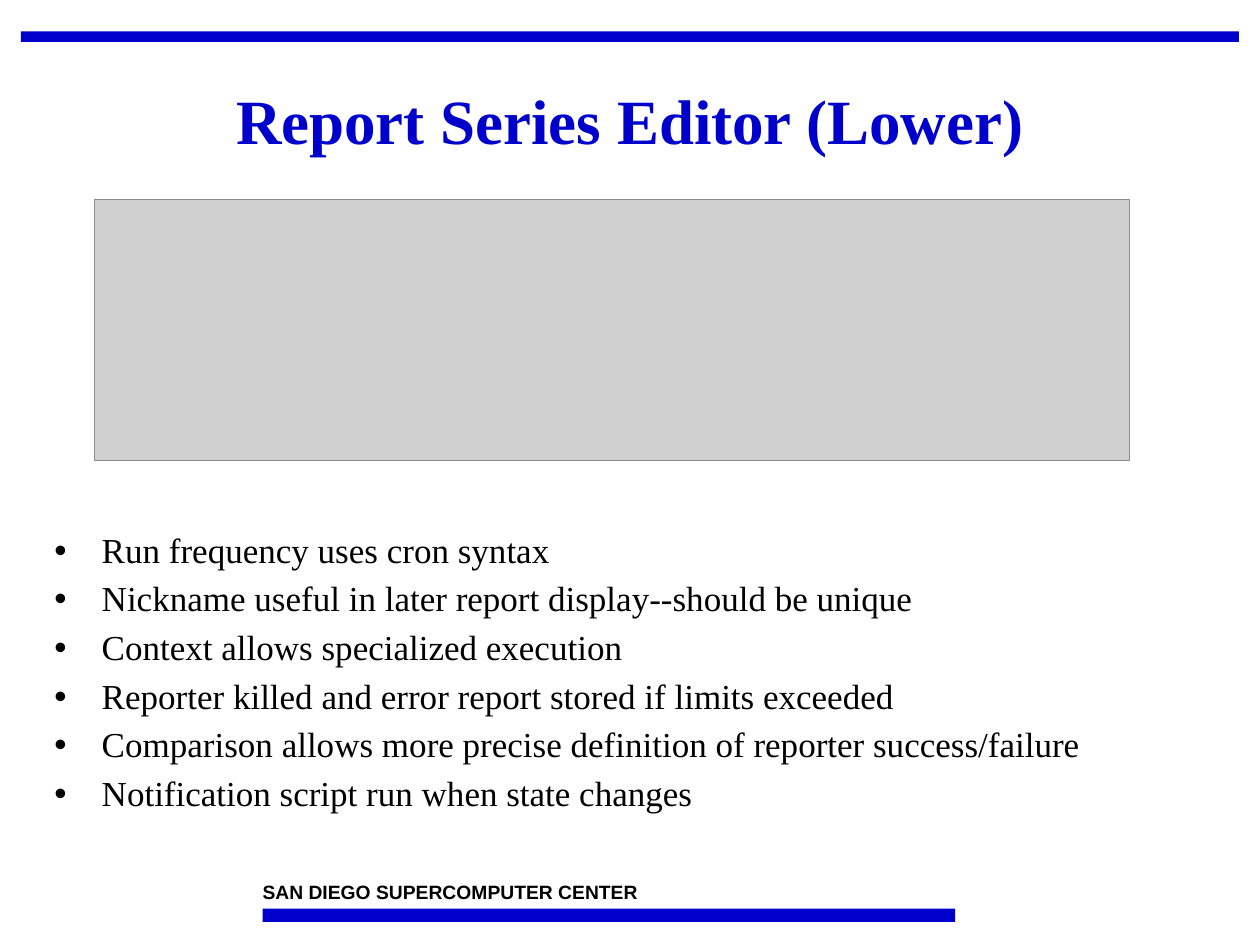
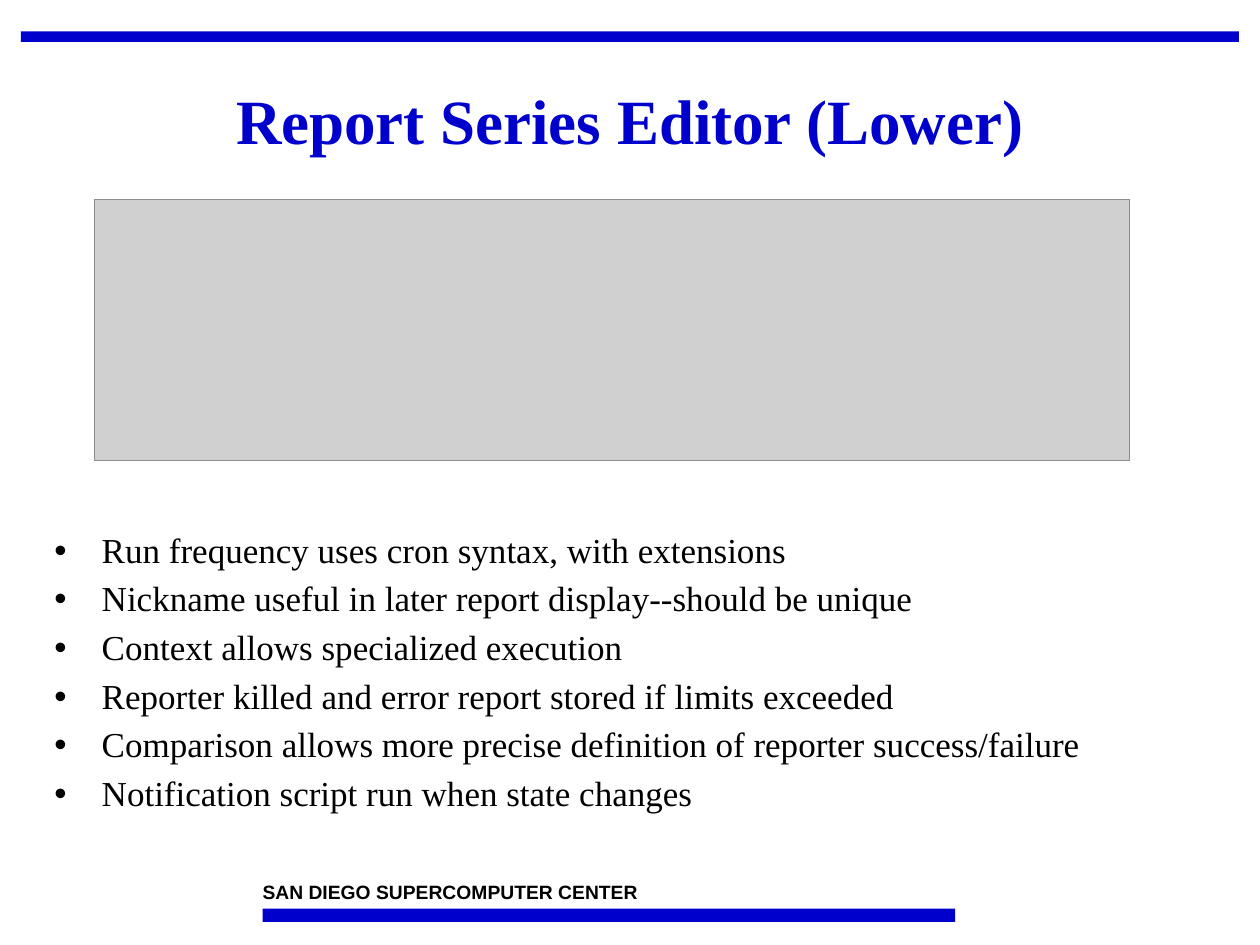
Before and after one commit to IncaProject/inca-xsede, a slide deck: slide 14 of talks/2008workshop/incat.ppt. Drawn at 1260x945 pixels with LibreOffice and Linux fonts; fonts in the diff are those of the drawing; grey boxes stand for pictures; background and template pictures are left out. Boxes give left, top, right and bottom in pixels: in the first picture for what was removed or moved away, otherwise in the second. Text is boxed around its words. In the diff, an @@ line names an element or a change of style, - is before the commit and + after.

```diff
--- a/talks/2008workshop/incat.ppt
+++ b/talks/2008workshop/incat.ppt
@@ text at [102, 538, 786, 570]: text changed @@
-• Run frequency uses cron syntax
+• Run frequency uses cron syntax, with extensions
```
Also in this commit, not shown: 4 other slides changed.
